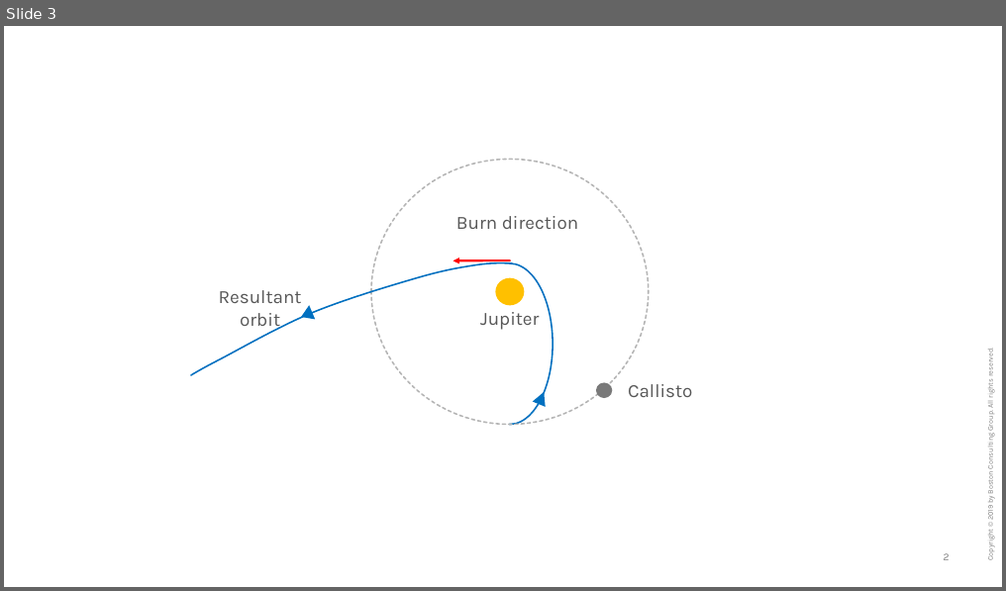
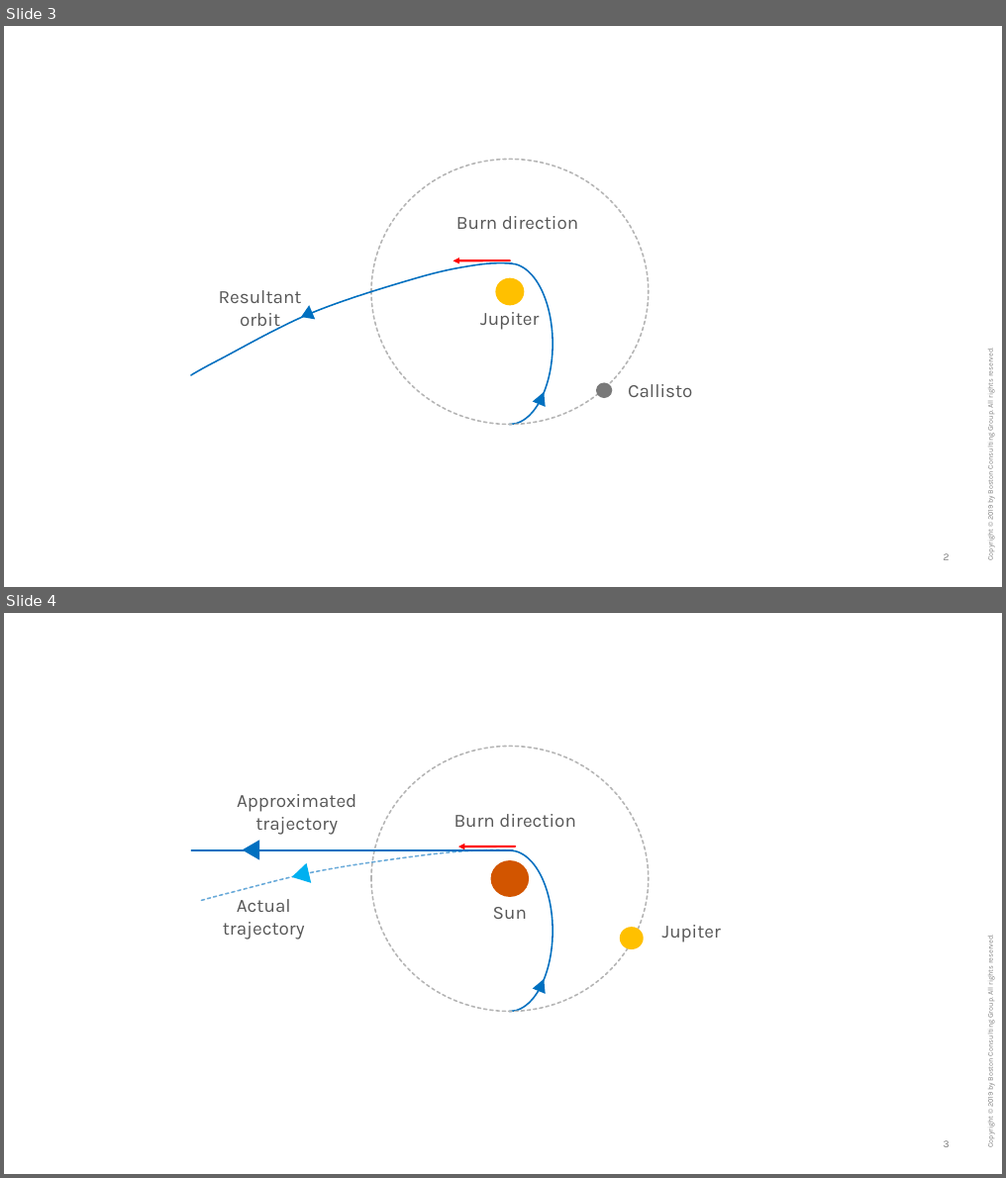
Before and after one commit to timsliu/flybys_foci, a slide deck: appendix/orbit_diagrams.pptx. Shown one above the other, each under a label of ours: slide 3 before the commit, slides 3 and 4 after it. The pictures are 1006x591 and 1006x1178 pixels, drawn with LibreOffice and Linux fonts; fonts in the diff are those of the drawing. Boxes give left, top, right and bottom in pixels: in the first picture for what was removed or moved away, otherwise in the second. Text is boxed around its words. In the diff, an @@ line names an element or a change of style, - is before the commit and + after.

```diff
--- a/appendix/orbit_diagrams.pptx
+++ b/appendix/orbit_diagrams.pptx
@@ slide 4 added at (x1=4, y1=613, x2=1002, y2=1174), background #FFFFFF; not listed: 2 template elements that a slide beside it also shows @@
@@ ellipse added at (x1=371, y1=747, x2=648, y2=1012), outline #B5B5B5 1.5 pt dashed @@
@@ text added at (x1=237, y1=794, x2=356, y2=835), 18 pt, text #575757 @@
+Approximated
+trajectory
@@ text added at (x1=454, y1=814, x2=576, y2=827), 18 pt, text #575757 @@
+Burn direction
@@ freeform shape added at (x1=202, y1=837, x2=512, y2=916), outline #0070C0 1.5 pt dashed @@
@@ triangle added at (x1=242, y1=840, x2=259, y2=861), fill #0070C0 @@
@@ rectangle added at (x1=415, y1=832, x2=509, y2=1057), fill #FFFFFF @@
@@ arrow added from (515, 847) to (458, 847), #FF0000 2 pt @@
@@ line added from (513, 851) to (191, 851), #0070C0 1.5 pt @@
@@ triangle added at (x1=289, y1=863, x2=311, y2=887), fill #00B0F0 @@
@@ ellipse added at (x1=467, y1=851, x2=552, y2=1012), outline #0070C0 1.5 pt @@
@@ ellipse added at (x1=491, y1=861, x2=529, y2=897), fill #D25500 @@
@@ text added at (x1=223, y1=899, x2=305, y2=940), 18 pt, text #575757 @@
+Actual
+trajectory
@@ text added at (x1=493, y1=907, x2=527, y2=919), 18 pt, text #575757 @@
+Sun
@@ ellipse added at (x1=620, y1=927, x2=644, y2=950), fill #FFC000 @@
@@ text added at (x1=662, y1=925, x2=721, y2=943), 18 pt, text #575757 @@
+Jupiter
@@ triangle added at (x1=533, y1=977, x2=551, y2=995), fill #0070C0 @@
```
Also in this commit, not shown: 1 other slide added, 7 other files.
